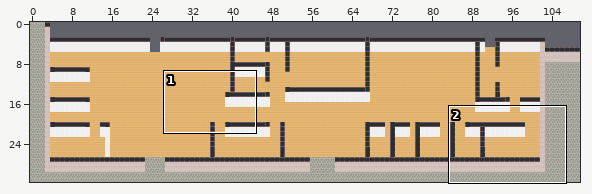
A Tiled map (JSON) gets an edit: map.tmj. The picture above shows the old version from afar; the outline marks the close-up.
Close-up. Before the edit:
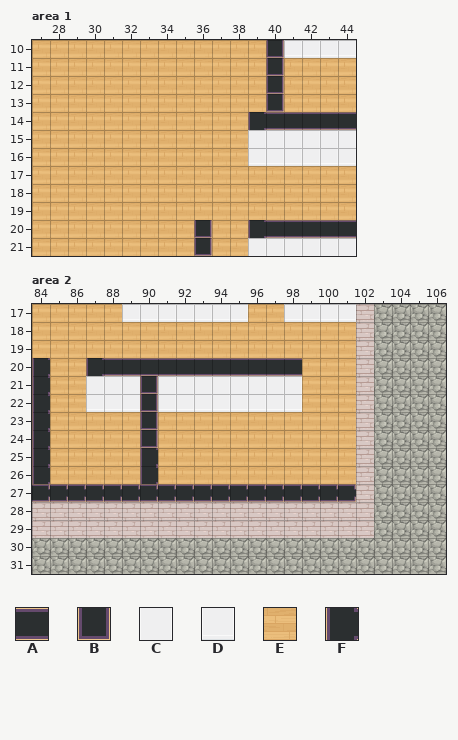
Cells are 32x32 px. Shown: area 1 x 27..44, y 10..21; area 2 x 84..106, y 17..31. The commit also changed other parts of the map, which this record leaves out.
Key: from "Chunk 1": A 8, B 16, C 18, D 21, E 22, F 27.
_ is an empty cell.
Layers that did not change in this view are not listed.
Layer "walls/walls1" before, area 1, first column x 27:
10 EEEEEEEEEEEEEBDDDD
11 EEEEEEEEEEEEEBEEEE
12 EEEEEEEEEEEEEBEEEE
13 EEEEEEEEEEEEEBEEEE
14 EEEEEEEEEEEEFAAAAA
15 EEEEEEEEEEEECCCCCC
16 EEEEEEEEEEEEDDDDDD
17 EEEEEEEEEEEEEEEEEE
18 EEEEEEEEEEEEEEEEEE
19 EEEEEEEEEEEEEEEEEE
20 EEEEEEEEEBEEFAAAAA
21 EEEEEEEEEBEECCCCCC
Once edited:
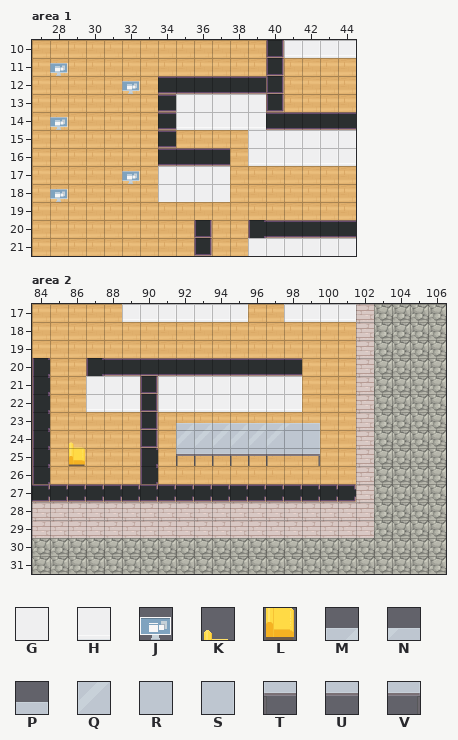
Further tiles: from "Chunk 1": G 3, H 4, J 37, K 47, L 48, M 55, N 56, P 57, Q 60, R 61, S 62, T 65, U 66, V 67.
From old to new:
Changed rows in their new state; . is an unchanged cell.
Layer "walls/walls1", area 1:
first column x 34:
12 AAAAAA
13 AGGGGG
14 AHHHHH
15 A.....
16 AAAA..
17 GGGG..
18 GGGG..
Layer "furniture/furniture1", area 1:
first column x 28:
11 J....
12 ....J
14 J....
17 ....J
18 J....
Layer "furniture/furniture1", area 2:
first column x 86:
23 ......MMMMMMNP
24 K.....QQQQQQRS
25 L.....TTTTTTUV
Pixel boxes of the changes (left, top, right, bottom) in both close-ups:
added: (50, 63, 68, 76)
added: (122, 81, 140, 94)
changed: (158, 76, 266, 202)
added: (50, 117, 68, 130)
added: (122, 171, 140, 184)
added: (50, 189, 68, 202)
added: (176, 423, 320, 466)
added: (69, 442, 85, 466)
